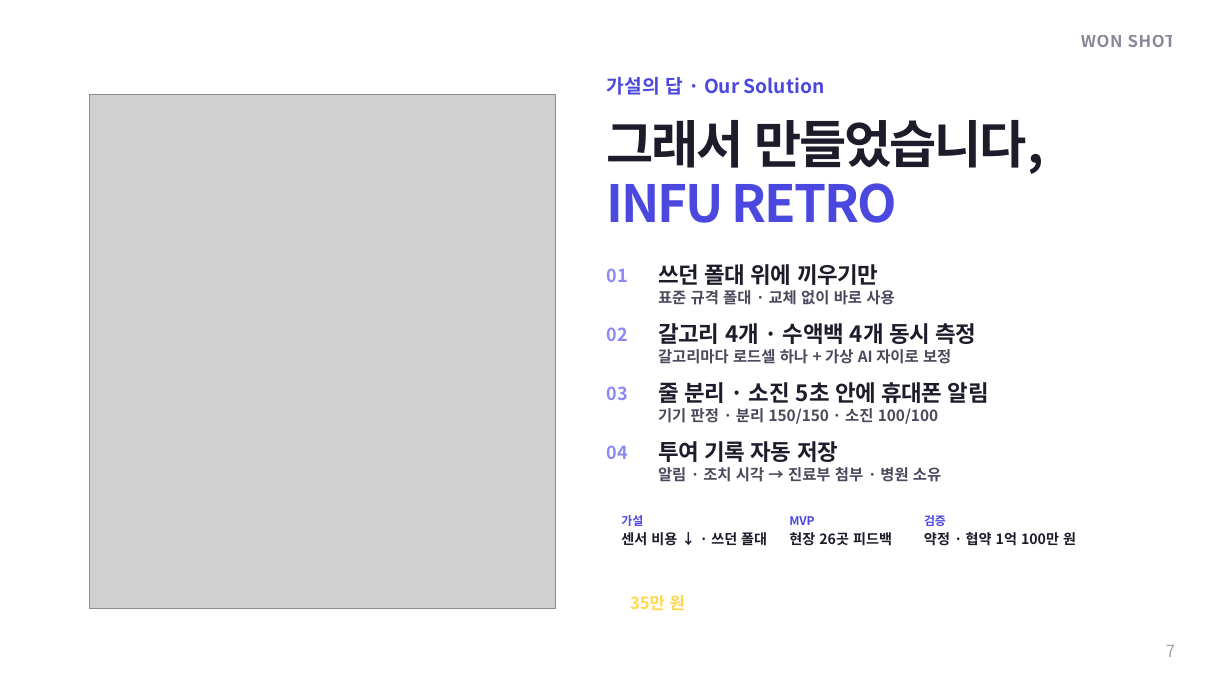
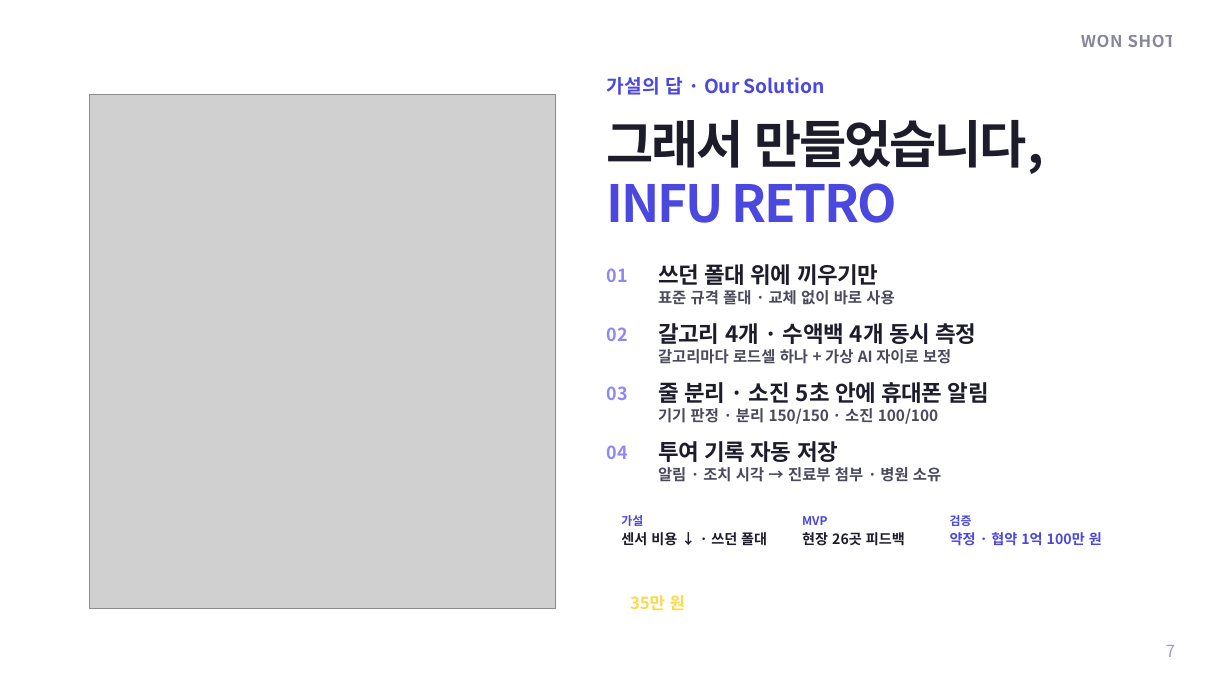
Before and after one commit to yhkwon2004/pet_test, a slide deck: slide 7 of export/INFU-RETRO_IR_WON-SHOT_editable.pptx. Drawn at 1232x693 pixels with LibreOffice and Linux fonts; fonts in the diff are those of the drawing; grey boxes stand for pictures; background and template pictures are left out. Boxes give left, top, right and bottom in pixels: in the first picture for what was removed or moved away, otherwise in the second. Text is boxed around its words. In the diff, an @@ line names an element or a change of style, - is before the commit and + after.

```diff
--- a/export/INFU-RETRO_IR_WON-SHOT_editable.pptx
+++ b/export/INFU-RETRO_IR_WON-SHOT_editable.pptx
@@ text "MVP": place and size @@
-text "MVP" at (789,516,814,525)
+text "MVP" at (802,516,827,525)
@@ text "현장 26곳 피드백": place and size @@
-text "현장 26곳 피드백" at (789,532,892,546)
+text "현장 26곳 피드백" at (802,532,905,546)
@@ text "검증": place and size @@
-text "검증" at (924,515,946,526)
+text "검증" at (950,515,972,526)
@@ text "약정 · 협약 1억 100만 ...": place and size @@
-text "약정 · 협약 1억 100만 ..." at (924,532,1076,546)
+text "약정 · 협약 1억 100만 ..." at (950,532,1102,546)
@@ text "약정 · 협약 1억 100만 ..." at (950,532,1102,546): text colour #1D1C2B to #4B48E0 @@
```
Also in this commit, not shown: 15 other slides changed, 3 other files.
